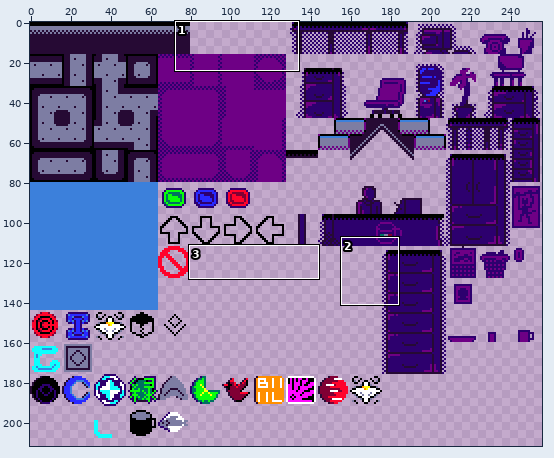
Two states of a pixel-art file, textures/aseprite/tileset1.aseprite. The picture above shows the old version from afar; the outline marks the close-up.
Close-up. Earlier state:
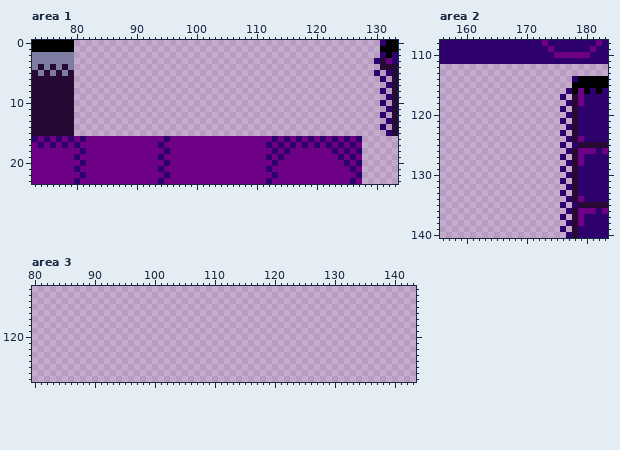
256x256 pixels, 1 frame. Shown: area 1: x 73..133, y 0..23; area 2: x 156..183, y 108..140; area 3: x 80..143, y 112..127. The wide view leaves out empty margins.
After the commit:
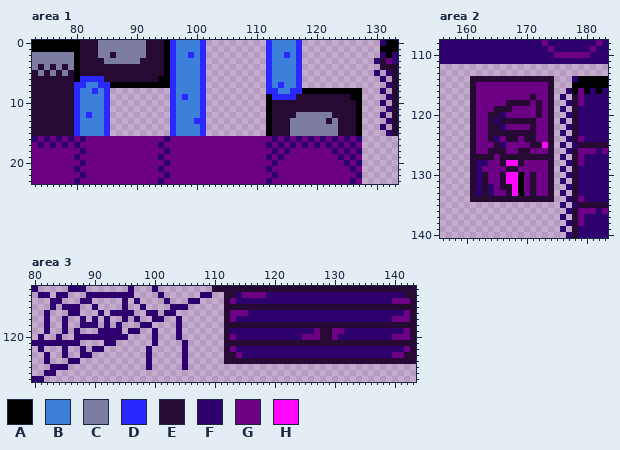
Palette (. is transparent): A #000000  B #3c80db  C #7d7da3  D #2929ff  E #260a34  F #2d006e  G #6e0085  H #ff08ff
Edits made:
layer "Layer 1" added
layer "Layer 2" added
Changed rows in their new state; - is an unchanged pixel.
Area 1, layer "Layer":
first column x 80:
 0 AEEECCCCCCCCEEEADBBBBD----------DBBBBD----------
 1 AEEECCCCCCCCEEEADBBBBD----------DBBBBD----------
 2 AEEECCECCCCCEEEADBBDBD----------DBBDBD----------
 3 AEEEECCCCCCEEEEADBBBBD----------DBBBBD----------
 4 AEEEEEEEEEEEEEEADBBBBD----------DBBBBD----------
 5 AEEEEEEEEEEEEEEADBBBBD----------DBBBBD----------
 6 ADDDDEEEEEEEEEAADBBBBD----------DBBBBD----------
 7 DDBBDDAAAAAAAAAADBBBBD----------DBDBBD----------
 8 DBBDBD----------DBBBBD----------DDBBDDAAAAAAAAAA
 9 DBBBBD----------DBDBBD----------ADDDDEEEEEEEEEAA
10 DBBBBD----------DBBBBD----------AEEEEEEEEEEEEEEA
11 DBBBBD----------DBBBBD----------AEEEEEEEEEEEEEEA
12 DBDBBD----------DBBBBD----------AEEEECCCCCCEEEEA
13 DBBBBD----------DBBBDD----------AEEECCCCCCECEEEA
14 DBBBBD----------DBBBBD----------AEEECCCCCCCCEEEA
15 DBBBBD----------DBBBBD----------AEEECCCCCCCCEEEA
Area 2, layers "Layer 2", "Layer 1", "Layer":
first column x 161:
114 EEEEEEEEEEEEEE
115 EGGGGGGGGGGGGE
116 EGGGGGGGGGGGGE
117 EGGGGGGGGGEGGE
118 EGGGGGEEEEGEGE
119 EGGGEEEGGGGEGE
120 EGGEEFGGGGGEGE
121 EGGEFEEEEEEGGE
122 EGGEEFGGGGEGGE
123 EGGEEEEEEEEGGE
124 EGGEFGEEGEEGGE
125 EGGGEFGGGGEEHE
126 EGGEEEGGEEGGGE
127 EEEEGEEEEEEEEE
128 EFFGGEHHEGGGGE
129 EFGGGGEEGGGGGE
130 EFEGGEHHAGEGGE
131 EFEGGEHHAGEGGE
132 EFEFGEEHAGEGGE
133 EFEFGGEHAGEGGE
134 EEEEEEEEEEEEEE
Area 3, layer "Layer 2":
first column x 80:
112 F-----FFF-------F---F---------EEEEEEEEEEEEEEEEEEEEEEEEEEEEEEEEEE
113 -FF-FF---FFFFFFFF----F------FF--EEFGGGGFFFFFFFFFFFFFFFFFFFFFFFEE
114 ---FF---FF-----F-F----F---FF----EGFFFFFFFFFFFFFFFFFFFFFFFFFFGGGE
115 ---F-FFF--F----F--F----FFF------EEEEEEEEEEEEEEEEEEEEEEEEEEEEEEEE
116 --F---FF---F-FFFF--FF-FF--------EGGGFFFFFFFFFFFFFFFFFFFFFFFFFFGE
117 --F--F--F-F-F--F-F--FF--F-------EGFFFFFFFFFFFFFFFFFFFFFFFFFFGGGE
118 --F--F--FFF-F-F---FF----F-------EEEEEEEEEEEEEEEEEEEEEEEEEEEEEEEE
119 --F--F-F---FFFF-FF--F---F-------EFFFFFFFFFFFFFFGEEGGFFFFFFFFFFGE
120 -F--F--FFFFFFFFF----F---F-------EGFFFFFFFFFFFGGGEEGFFFFFFFFFGGGE
121 FFFFFFFF----FF------F----F------EEEEEEEEEEEEEEEEEEEEEEEEEEEEEEEE
122 -F---F--F-FF-------F-----F------EGFFFFFFFFFFFFFFFFFFFFFFFFFFFFGE
123 --F--F--FF---------F-----F------EEGFFFFFFFFFFFFFFFFFFFFFFFFFGGEE
124 --F---FF-----------F-----F------EEEEEEEEEEEEEEEEEEEEEEEEEEEEEEEE
125 ---FFF-------------F-----F--------------------------------------
126 --FF------------------------------------------------------------
127 FF--------------------------------------------------------------
Where, in picture pixels (left, top, right, bottom), the same in both close-ups:
added: (74, 40, 206, 136)
added: (266, 40, 362, 136)
added: (470, 76, 554, 202)
added: (32, 286, 416, 382)
